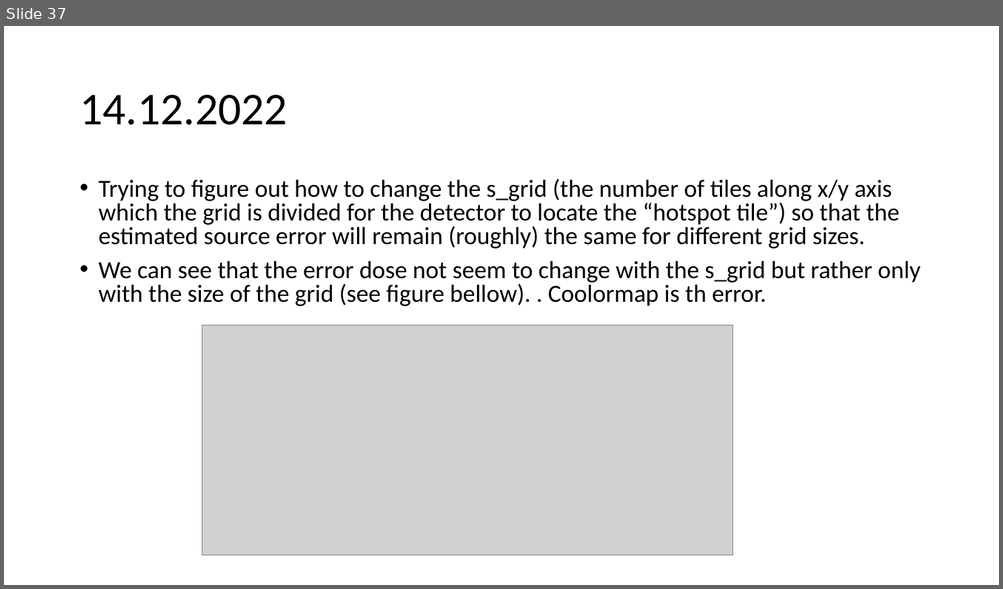
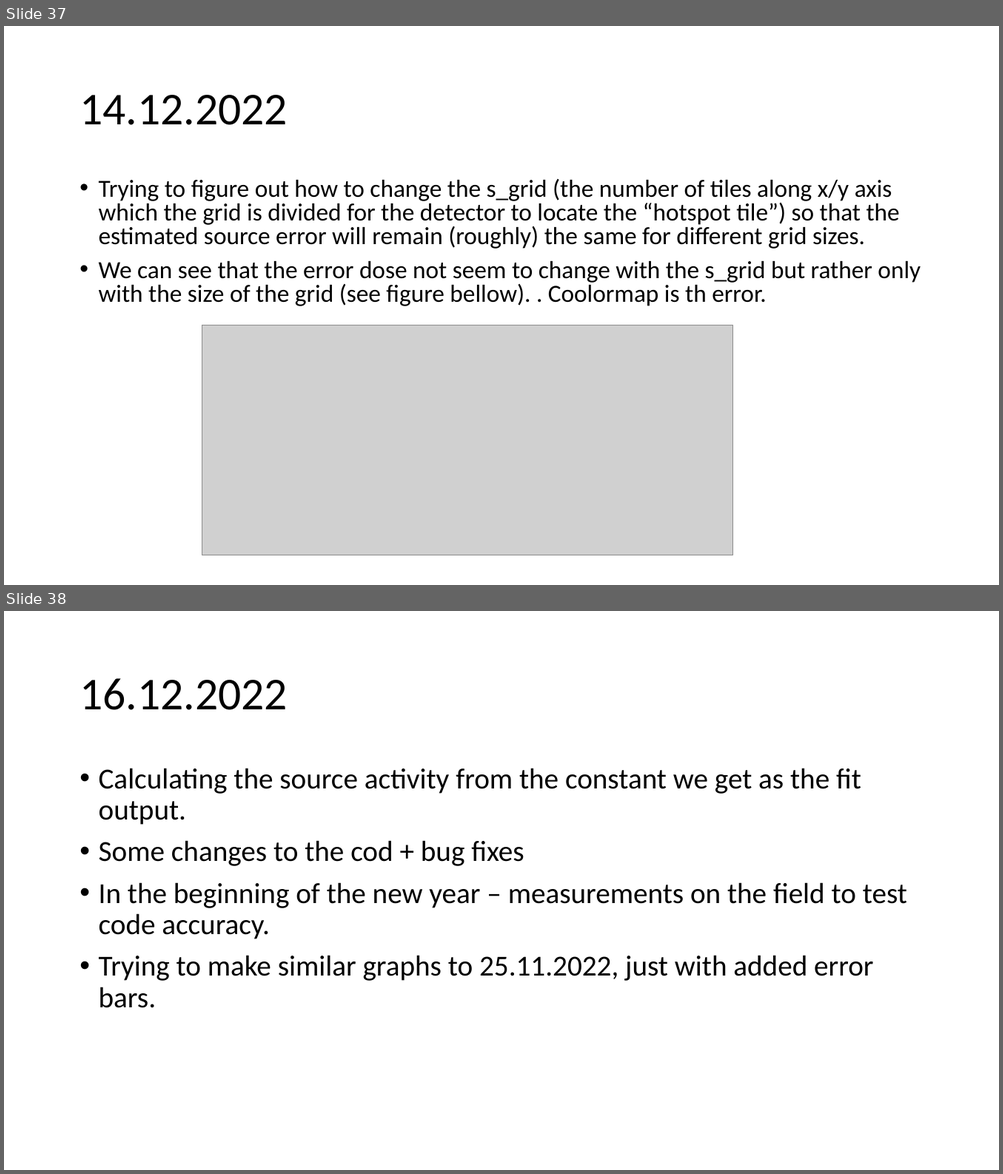
Before and after one commit to urhtrinko/DroneRadioactivity_student_job, a slide deck: reports/work_diary.pptx. Shown one above the other, each under a label of ours: slide 37 before the commit, slides 37 and 38 after it. The pictures are 1003x589 and 1003x1174 pixels, drawn with LibreOffice and Linux fonts; fonts in the diff are those of the drawing; grey boxes stand for pictures. Boxes give left, top, right and bottom in pixels: in the first picture for what was removed or moved away, otherwise in the second. Text is boxed around its words. In the diff, an @@ line names an element or a change of style, - is before the commit and + after.

```diff
--- a/reports/work_diary.pptx
+++ b/reports/work_diary.pptx
@@ slide 38 added at [4,611,999,1170], background #FFFFFF @@
@@ title added at [79,678,287,710], 44 pt, text #000000 @@
+16.12.2022
@@ text added at [99,768,907,1008], 28 pt, text #000000 @@
+• Calculating the source activity from the constant we get as the fit output.
+• Some changes to the cod + bug fixes
+• In the beginning of the new year – measurements on the field to test code accuracy.
+• Trying to make similar graphs to 25.11.2022, just with added error bars.
```
